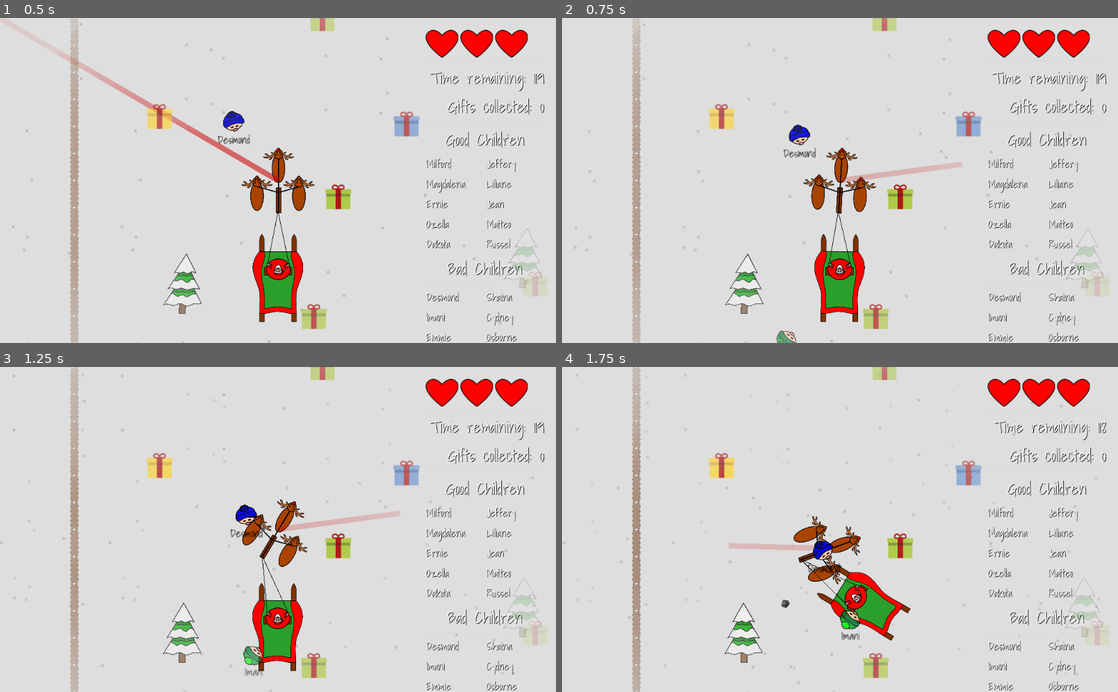
Above: before the commit, frames 1-4 (two rows, left to right).
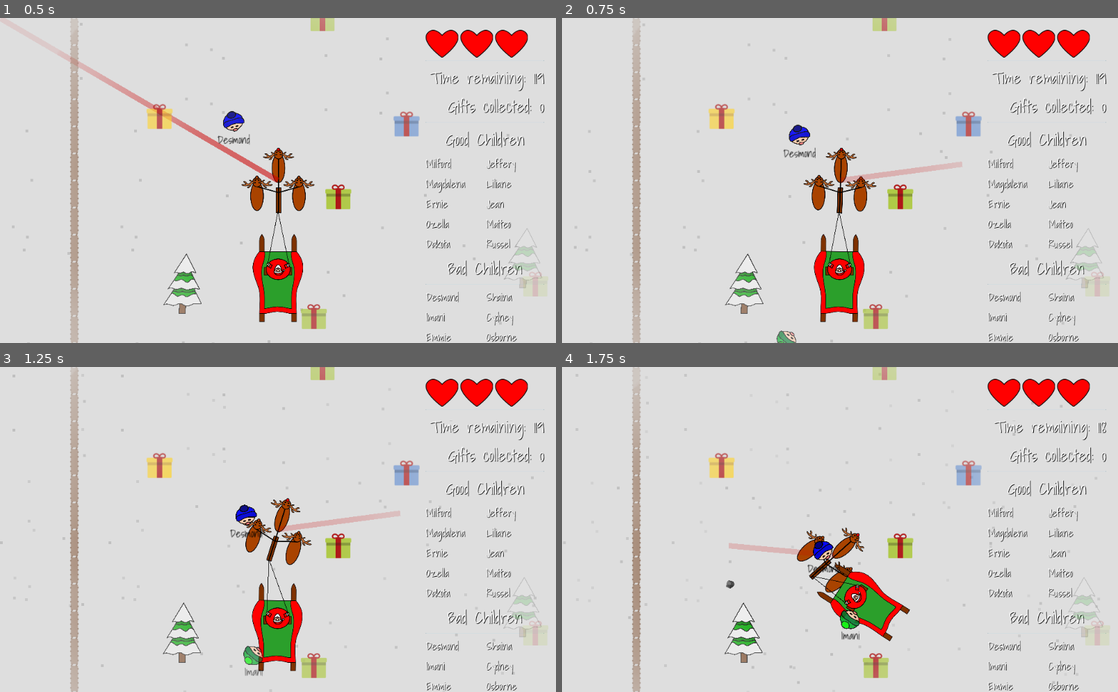
Above: after the commit, the same moments.

Repository: GameDrivenDesign/SebastHolyWandarousChristmasGame
Game: Godot game, scene res://scenes/world/world.tscn
The game is run twice, just before and just after one commit, with the same random seed, the same clock (stepped at 60 frames per second) and the same inputs. Sound files missing from this copy of the repository are replaced by a short silence.
Inputs (mouse positions are in pixels of both pictures, inside the frame that each line leads up to):
- Up to frame 1 (0.5 s): no input
- Up to frame 2 (0.75 s): move the mouse to (962, 164) at 0.52 s; hold Right (right) from 0.53 s (still down); click (962, 164) at 0.6 s
- Up to frame 3 (1.25 s): keep holding Right (right)
- Up to frame 4 (1.75 s): move the mouse to (728, 545) at 1.27 s; release Right (right) at 1.28 s; hold Down (down) from 1.28 s (still down); right-click (728, 545) at 1.35 s; click (728, 545) at 1.55 s

Frame 1 is identical in both runs. In frame 2, 0.7% of the frame differs, in the area x 39-57%, y 36-100%; in frame 3, 1.3%; in frame 4, 1.9%, in the area x 29-63%, y 45-85%.

Commit message:
add yay to good dumb kids with gift

Diff:
--- a/scenes/dumb_kid/dumb_kid.gd
+++ b/scenes/dumb_kid/dumb_kid.gd
@@ -65,6 +65,8 @@
 			$placeholder_rect.color = Color(0.0, 0.8, 0)
 			alive = false
 			got_gift = true
+			if is_good_kid:
+				$yay.play()
 			collider.queue_free()
 			emit_signal("is_done", $name_container/name.text, is_good_kid, true)
 
--- a/scenes/dumb_kid/dumb_kid.tscn
+++ b/scenes/dumb_kid/dumb_kid.tscn
@@ -1,9 +1,10 @@
-[gd_scene load_steps=6 format=2]
+[gd_scene load_steps=7 format=2]
 
 [ext_resource path="res://scenes/dumb_kid/dumb_kid.gd" type="Script" id=1]
 [ext_resource path="res://fonts/font20.tres" type="DynamicFont" id=2]
 [ext_resource path="res://scenes/dumb_kid/kid_blue.svg" type="Texture" id=3]
 [ext_resource path="res://scenes/dumb_kid/aua.ogg" type="AudioStream" id=4]
+[ext_resource path="res://scenes/dumb_kid/win.ogg" type="AudioStream" id=5]
 
 [sub_resource type="RectangleShape2D" id=1]
 
@@ -92,3 +93,14 @@
 attenuation = 1.0
 bus = "Master"
 area_mask = 1
+
+[node name="yay" type="AudioStreamPlayer2D" parent="." index="5"]
+
+stream = ExtResource( 5 )
+volume_db = 0.0
+pitch_scale = 1.0
+autoplay = false
+max_distance = 2000.0
+attenuation = 1.0
+bus = "Master"
+area_mask = 1
--- a/scenes/world/world.tscn
+++ b/scenes/world/world.tscn
@@ -8,7 +8,7 @@
 [ext_resource path="res://scenes/gift/gift.tscn" type="PackedScene" id=6]
 [ext_resource path="res://scenes/fence/tileset.tres" type="TileSet" id=7]
 
-[node name="map" type="Node2D" index="0"]
+[node name="map" type="Node2D"]
 
 script = ExtResource( 1 )
 
@@ -52,6 +52,7 @@
 
 position = Vector2( 200, 200 )
 _sections_unfolded = [ "Angular", "Collision", "Linear", "Transform" ]
+rotation_speed = 4.5
 
 [node name="Camera2D" type="Camera2D" parent="player" index="2"]
 
Not shown, added: scenes/dumb_kid/win.ogg.import
Not shown, added: scenes/player/heartbeat.ogg.import
Not shown, removed: scenes/player/klappern.ogg.import
Not shown, removed: scenes/player/projectile.ogg.import
Not shown, added: SebastHolyWandarousChristmasGame.pck
Not shown, added: SebastHolyWandarousChristmasGame.x86_64
Not shown, added: scenes/dumb_kid/win.ogg
Not shown, added: scenes/player/heartbeat.ogg
Not shown, removed: scenes/player/klappern.ogg
Not shown, removed: scenes/player/projectile.ogg
